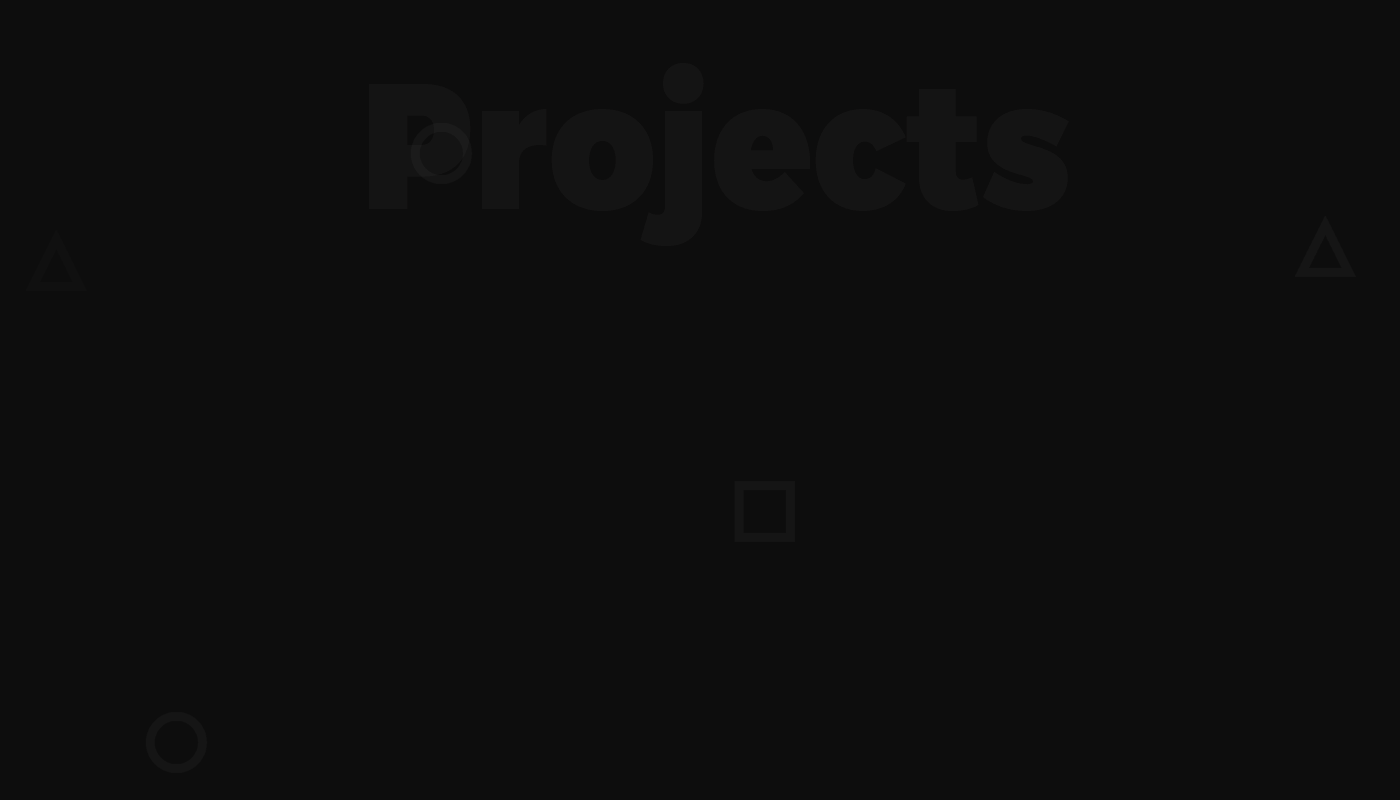
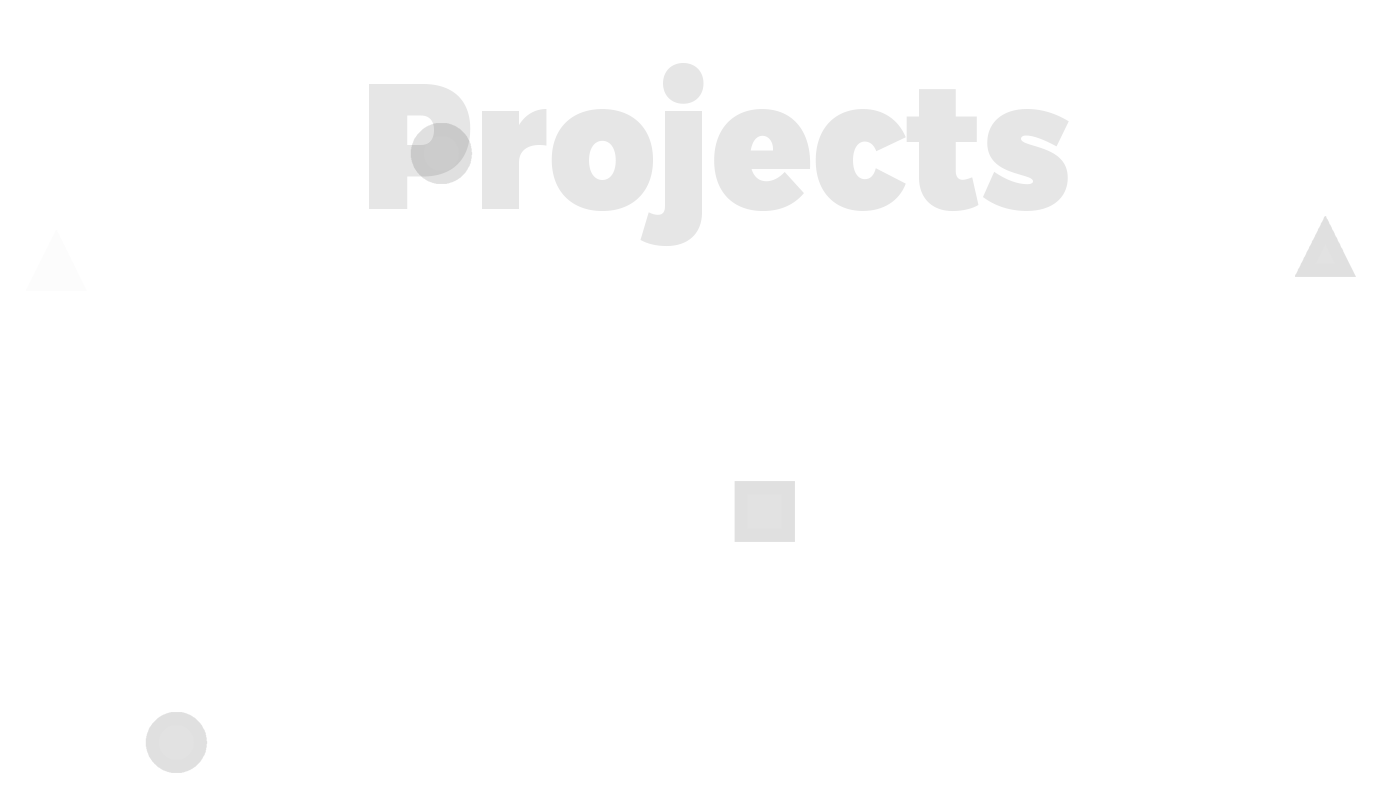
Before/after of a 1400 × 800 layered artwork. What changed in the layer stack:
"primary-shapes": opacity 3% → 12% over [145, 123, 1356, 773]
"Projects": opacity 1% → 15%, painted on it over [369, 63, 1069, 247]
painted on "Layer 1" over [0, 0, 1400, 800]
